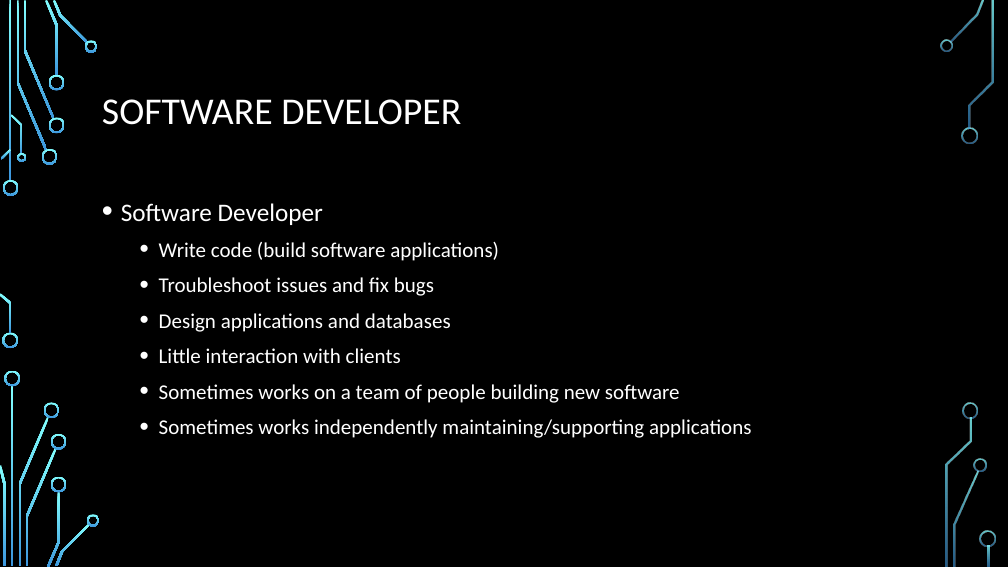
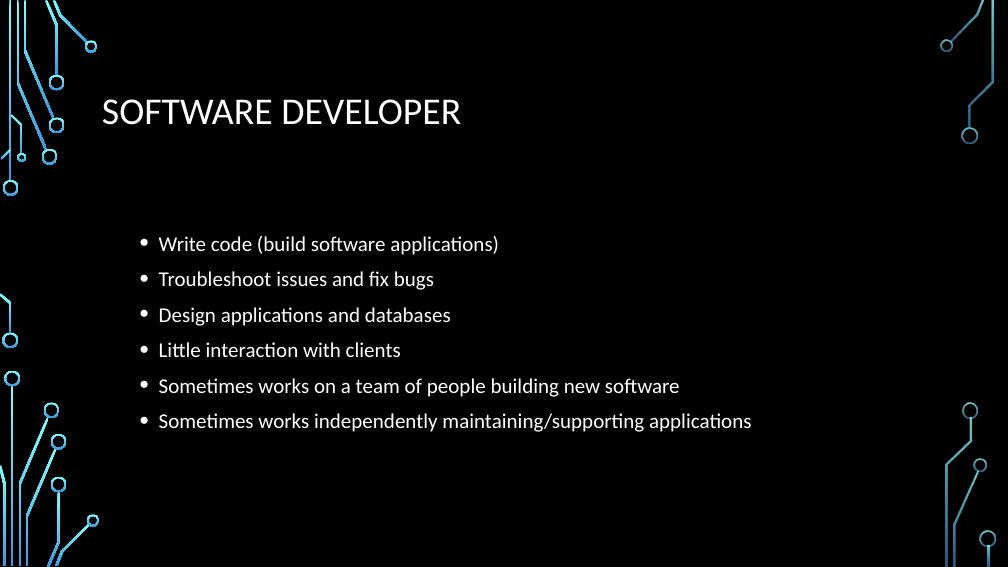
Before and after one commit to daviddcbud/TrainingApp, a slide deck: slide 4 of PowerPointSlids.pptx (slide 3 before the commit). Drawn at 1008x567 pixels with LibreOffice and Linux fonts; fonts in the diff are those of the drawing; background and template pictures are left out. Boxes give left, top, right and bottom in pixels: in the first picture for what was removed or moved away, otherwise in the second. Text is boxed around its words. In the diff, an @@ line names an element or a change of style, - is before the commit and + after.

```diff
--- a/PowerPointSlids.pptx
+++ b/PowerPointSlids.pptx
@@ text at bbox=[121, 203, 323, 225]: paragraph removed @@
-• Software Developer
```
Also in this commit, not shown: 5 other slides changed, 2 slides added, 1 other file.
